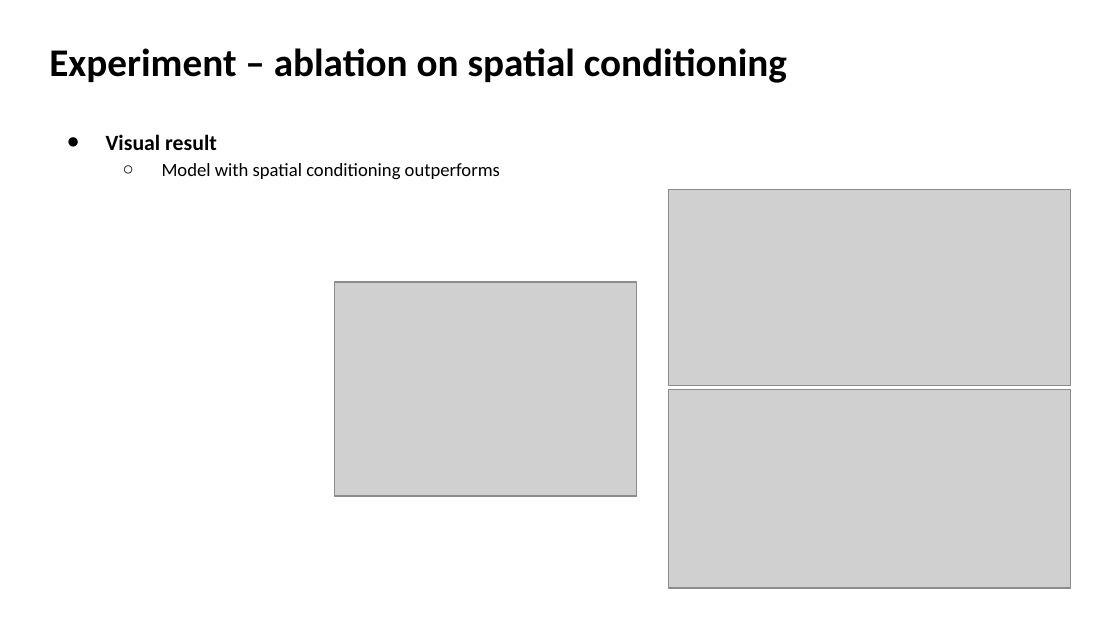
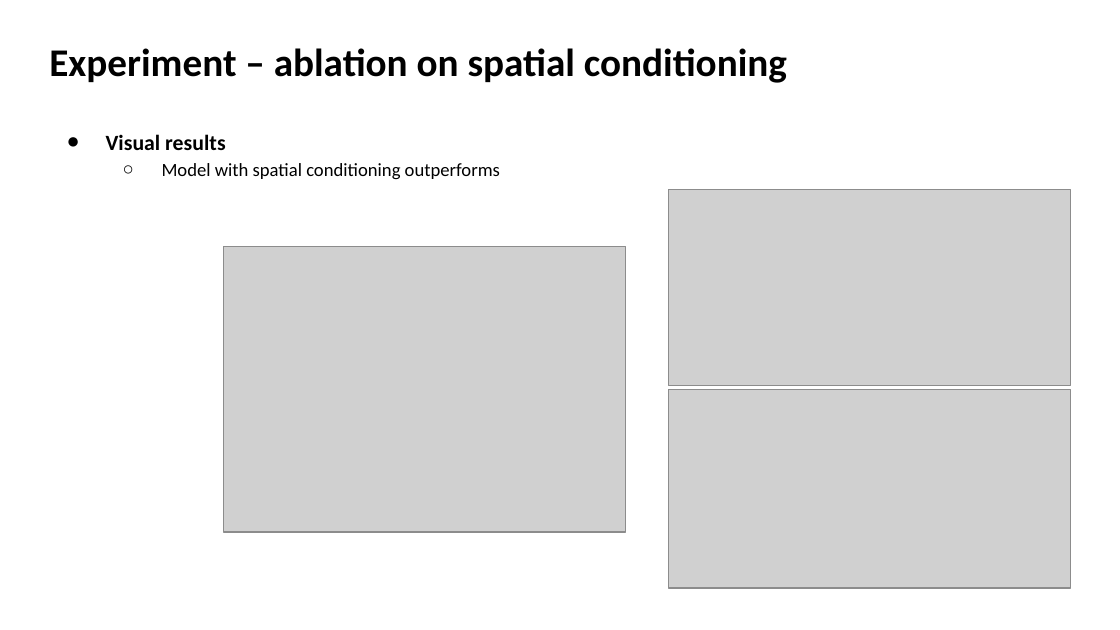
Before and after one commit to Lukelaitw/2025-VLL-undergraduate-research, a slide deck: slide 11 of week2/VLL_2_Deepverse_0929.pptx. Drawn at 1120x630 pixels with LibreOffice and Linux fonts; fonts in the diff are those of the drawing; grey boxes stand for pictures. Boxes give left, top, right and bottom in pixels: in the first picture for what was removed or moved away, otherwise in the second. Text is boxed around its words. In the diff, an @@ line names an element or a change of style, - is before the commit and + after.

```diff
--- a/week2/VLL_2_Deepverse_0929.pptx
+++ b/week2/VLL_2_Deepverse_0929.pptx
@@ text at (106,134,225,150): text changed @@
-● Visual result
+● Visual results
@@ picture: place and size @@
-picture at (335,282,636,496)
+picture at (223,246,626,532)
```
Also in this commit, not shown: 9 other slides changed, 1 slide added.
